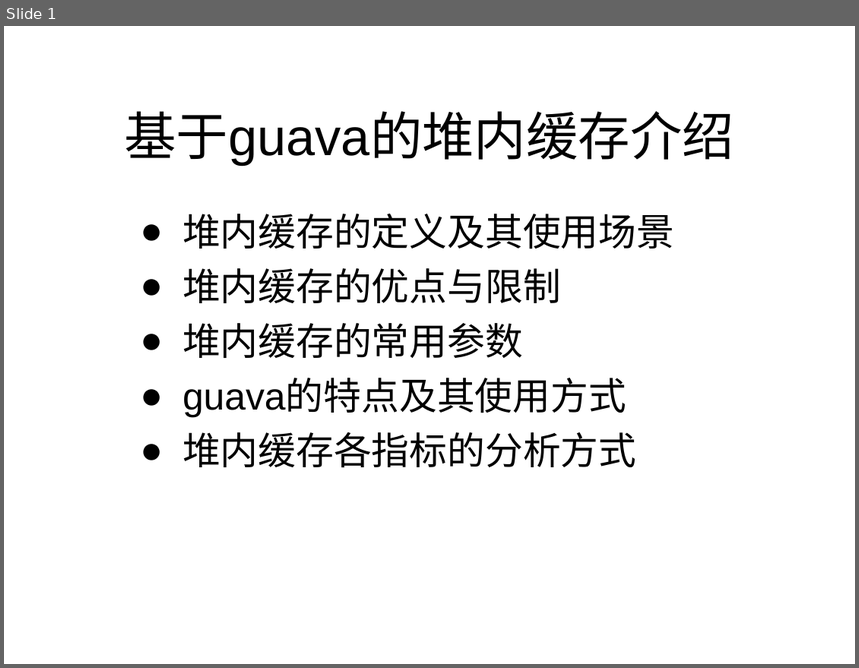
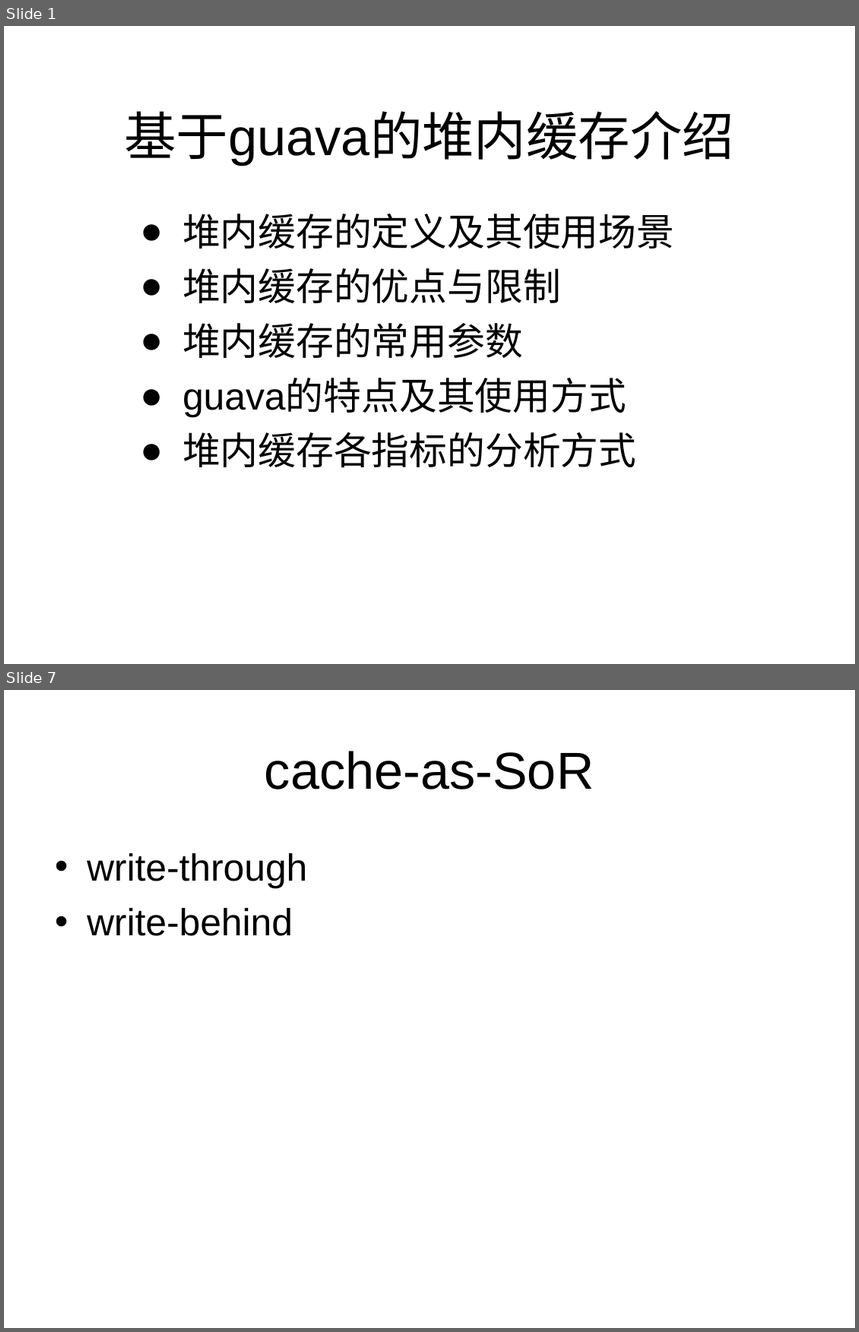
Before and after one commit to track-123/cache, a slide deck: 堆内缓存.ppt. Shown one above the other, each under a label of ours: slide 1 before the commit, slides 1 and 7 after it; the slides between them are not shown. The pictures are 859x668 and 859x1332 pixels, drawn with LibreOffice and Linux fonts; fonts in the diff are those of the drawing. Boxes give left, top, right and bottom in pixels: in the first picture for what was removed or moved away, otherwise in the second. Text is boxed around its words. In the diff, an @@ line names an element or a change of style, - is before the commit and + after.

```diff
--- a/堆内缓存.ppt
+++ b/堆内缓存.ppt
@@ slide 7 added at <box>4,690,855,1328</box>, background #FFFFFF @@
@@ title added at <box>265,751,594,790</box>, 44 pt, text #000000 @@
+cache-as-SoR
@@ text added at <box>87,853,307,936</box>, 32 pt, text #000000 @@
+• write-through
+• write-behind
```
Also in this commit, not shown: 1 slide changed, 8 other slides added, 1 slide removed.
